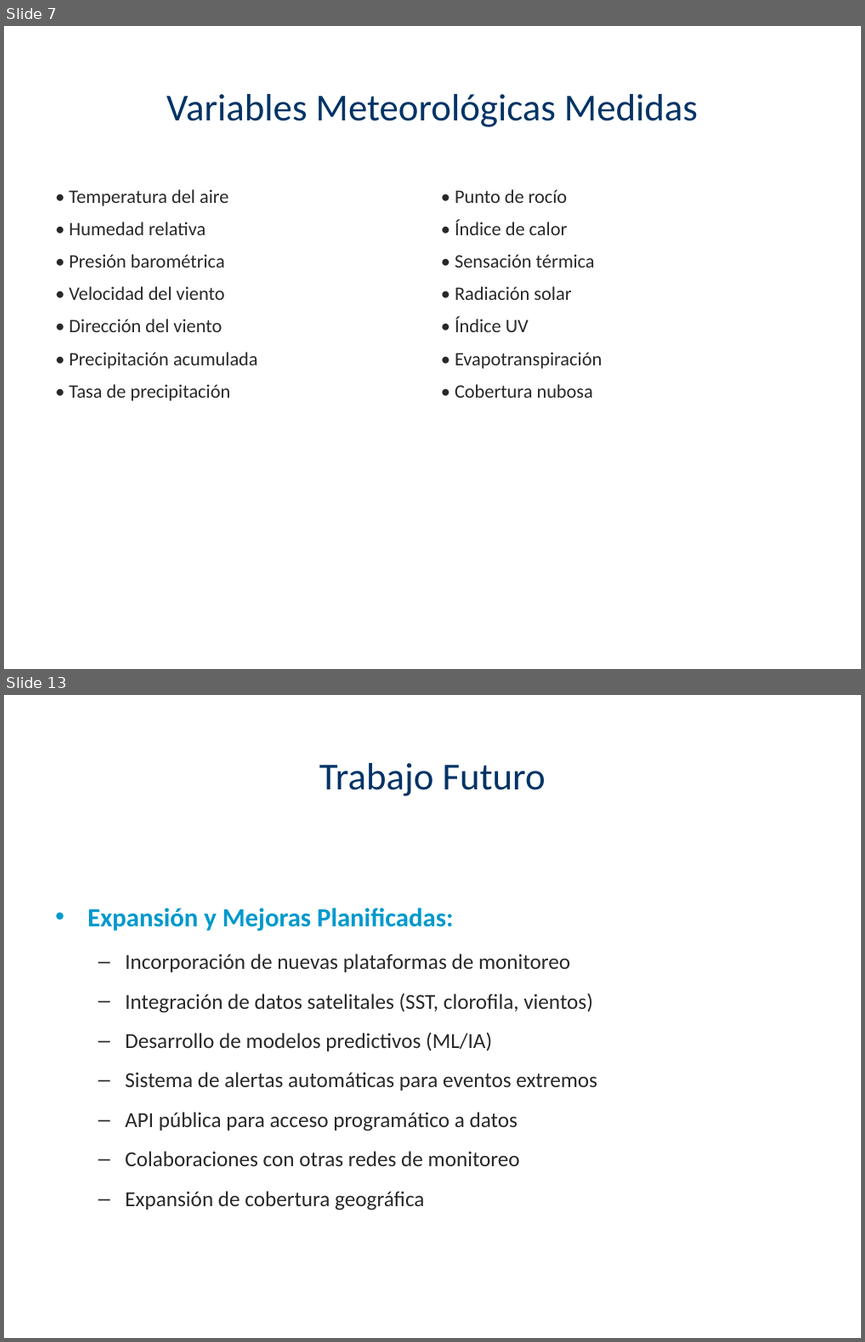
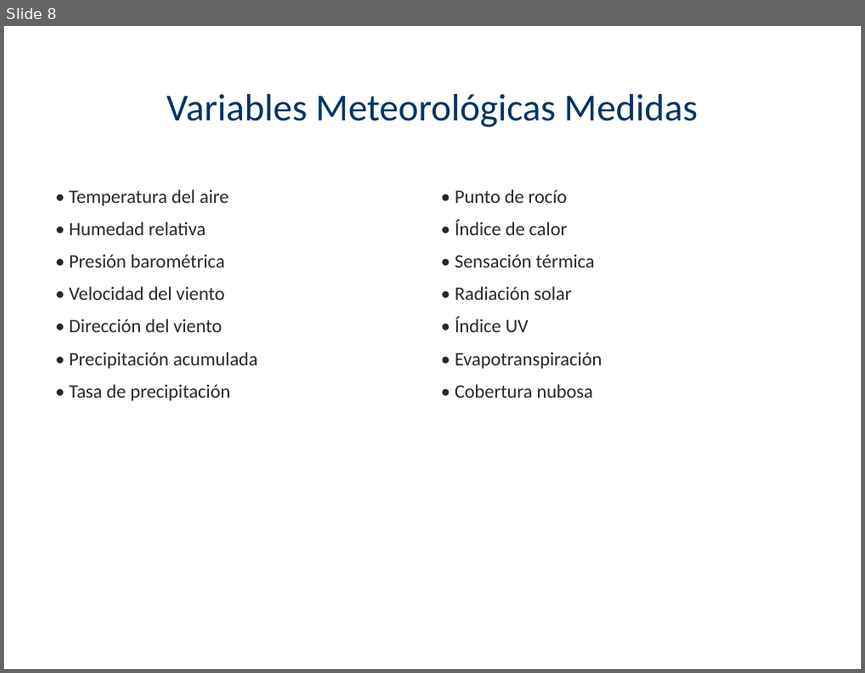
Before and after one commit to pablo27207/services, a slide deck: Presentacion_OOGSJ_XIIJNCM.pptx. Shown one above the other, each under a label of ours: slides 7 and 13 before the commit, slide 8 after it; the slides between them are not shown. The pictures are 865x1342 and 865x673 pixels, drawn with LibreOffice and Linux fonts; fonts in the diff are those of the drawing. Boxes give left, top, right and bottom in pixels: in the first picture for what was removed or moved away, otherwise in the second. Text is boxed around its words. In the diff, an @@ line names an element or a change of style, - is before the commit and + after.

```diff
--- a/Presentacion_OOGSJ_XIIJNCM.pptx
+++ b/Presentacion_OOGSJ_XIIJNCM.pptx
@@ slide 13 removed at bbox=[4, 695, 861, 1338], background #FFFFFF @@
@@ title removed at bbox=[319, 763, 545, 796] @@
-Trabajo Futuro
@@ text removed at bbox=[87, 907, 597, 1210] @@
-• Expansión y Mejoras Planificadas:
-  – Incorporación de nuevas plataformas de monitoreo
-  – Integración de datos satelitales (SST, clorofila, vientos)
-  – Desarrollo de modelos predictivos (ML/IA)
-  – Sistema de alertas automáticas para eventos extremos
-  – API pública para acceso programático a datos
-  – Colaboraciones con otras redes de monitoreo
-  – Expansión de cobertura geográfica
@@ what was slide 7 is now slide 8 @@
```
Also in this commit, not shown: 12 slides changed, 3 slides added, 1 other slide removed, 1 other file.
